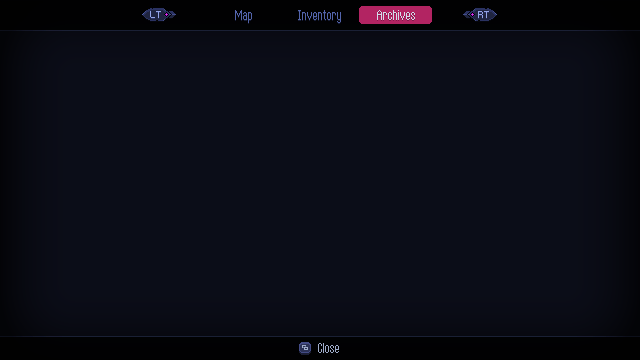
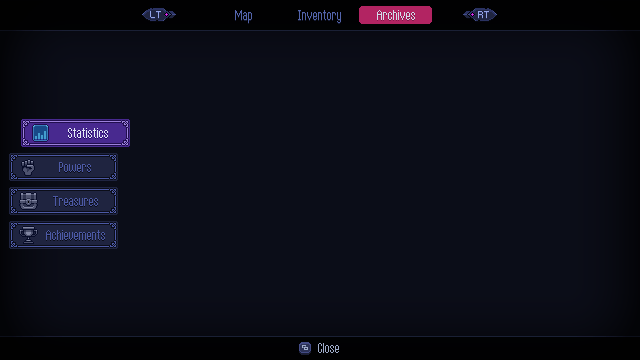
Two versions of the same layered image (640×360). Layer-by-layer changes:
added layer "menu_statistics" above "menu_powers" over (x1=9, y1=119, x2=130, y2=249)
